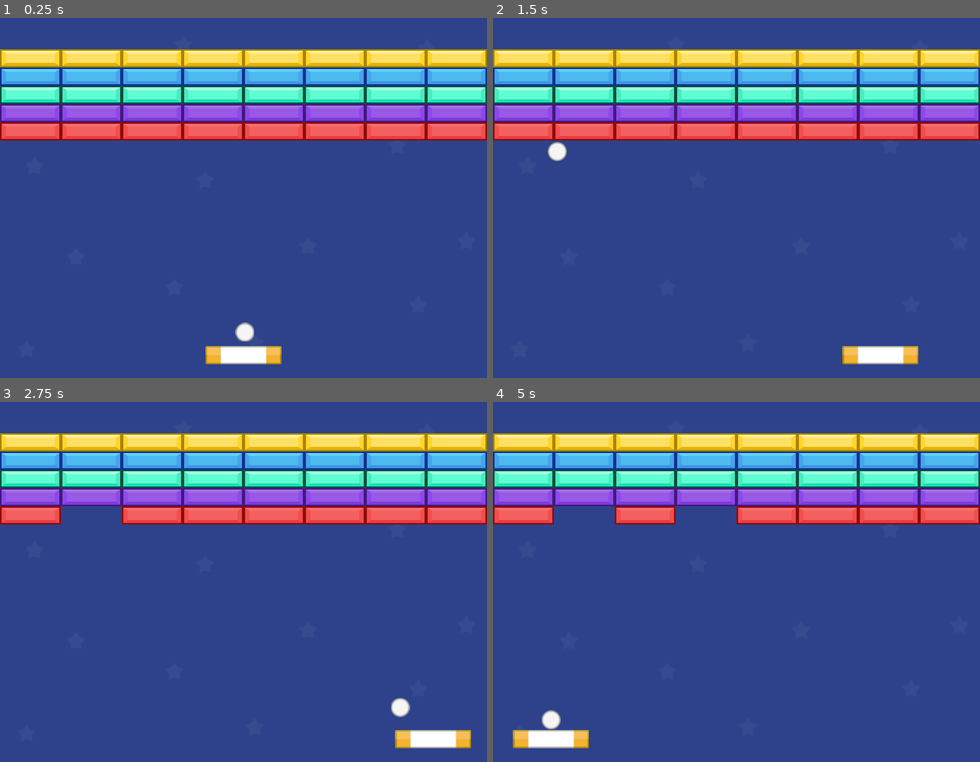
Above: before the commit, frames 1-4 (two rows, left to right).
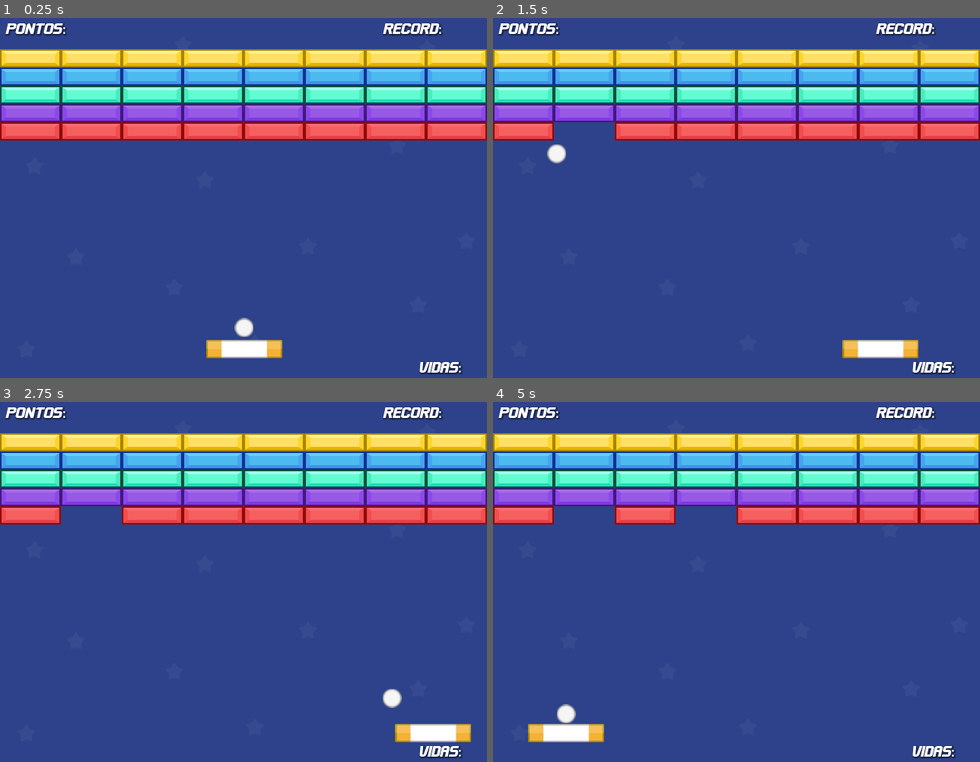
Above: after the commit, the same moments.

Repository: KvotheRMaedre/super-arkanoid
Game: Godot game, scene res://Scenes/level_one.tscn
The game is run twice, just before and just after one commit, with the same random seed, the same clock (stepped at 60 frames per second) and the same inputs.
Inputs:
- Up to frame 1 (0.25 s): no input
- Up to frame 2 (1.5 s): tap Enter at 0.5 s; hold D (right) 0.53-1.28 s; hold Space (start) 0.53-1.28 s; hold Left (left) from 1.28 s (still down); tap Space (start) at 1.35 s
- Up to frame 3 (2.75 s): release Left (left) at 2.03 s; hold D (right) from 2.03 s (still down); hold Space (start) from 2.03 s (still down)
- Up to frame 4 (5 s): release Space (start) at 2.78 s; tap Space (start) at 2.85, 4.35 s; release D (right) at 3.53 s; hold Space (start) 3.53-4.28 s; hold Left (left) from 3.53 s (still down)

The runs differ from the first frame. In frame 1, 2.0% of the frame differs, in the area x 1-95%, y 1-100%; in frame 2, 2.5%; in frame 3, 2.0%; in frame 4, 2.3%.
Error after the commit: Parse Error: The function signature doesn't match the parent. Parent signature is "_process(float) -> void". (res://Scripts/hud.gd:7)

Commit message:
Creating a hud

Diff:
--- a/Scenes/environment.tscn
+++ b/Scenes/environment.tscn
@@ -1,7 +1,8 @@
-[gd_scene load_steps=6 format=3 uid="uid://d1pfcjupej81"]
+[gd_scene load_steps=7 format=3 uid="uid://d1pfcjupej81"]
 
 [ext_resource type="Script" path="res://Scripts/environment.gd" id="1_odry6"]
 [ext_resource type="Texture2D" uid="uid://b2u6rg1tdid3v" path="res://Assets/Background.png" id="1_succ8"]
+[ext_resource type="PackedScene" uid="uid://ca824ora3ppx6" path="res://Scenes/hud.tscn" id="3_m2cpg"]
 
 [sub_resource type="RectangleShape2D" id="RectangleShape2D_n4ctw"]
 size = Vector2(21, 480)
@@ -56,5 +57,9 @@
 wait_time = 3.0
 one_shot = true
 
+[node name="CanvasLayer" type="CanvasLayer" parent="."]
+
+[node name="HUD" parent="CanvasLayer" instance=ExtResource("3_m2cpg")]
+
 [connection signal="body_entered" from="DeathZone" to="." method="_on_death_zone_body_entered"]
 [connection signal="timeout" from="TimerReset" to="." method="_on_timer_reset_timeout"]
--- /dev/null
+++ b/Scenes/hud.tscn
@@ -0,0 +1,47 @@
+[gd_scene load_steps=4 format=3 uid="uid://ca824ora3ppx6"]
+
+[ext_resource type="FontFile" uid="uid://bnqj62k6so4xt" path="res://Assets/Fonts/Flatwheat-Regular.ttf" id="1_m3f4r"]
+[ext_resource type="Script" path="res://Scripts/hud.gd" id="1_og7ph"]
+
+[sub_resource type="LabelSettings" id="LabelSettings_4vejn"]
+font = ExtResource("1_m3f4r")
+font_size = 20
+shadow_size = 6
+shadow_color = Color(0, 0, 0, 0.313726)
+
+[node name="HUD" type="Control"]
+layout_mode = 3
+anchors_preset = 0
+offset_right = 40.0
+offset_bottom = 40.0
+script = ExtResource("1_og7ph")
+
+[node name="LabelPoints" type="Label" parent="."]
+layout_mode = 1
+offset_left = 7.0
+offset_top = 8.0
+offset_right = 149.0
+offset_bottom = 36.0
+text = "Pontos: "
+label_settings = SubResource("LabelSettings_4vejn")
+uppercase = true
+
+[node name="LabelRecord" type="Label" parent="."]
+layout_mode = 1
+offset_left = 503.0
+offset_top = 8.0
+offset_right = 645.0
+offset_bottom = 36.0
+text = "Record: "
+label_settings = SubResource("LabelSettings_4vejn")
+uppercase = true
+
+[node name="LabelLives" type="Label" parent="."]
+layout_mode = 1
+offset_left = 549.0
+offset_top = 453.0
+offset_right = 691.0
+offset_bottom = 481.0
+text = "Vidas: "
+label_settings = SubResource("LabelSettings_4vejn")
+uppercase = true
--- a/Scenes/level_one.tscn
+++ b/Scenes/level_one.tscn
@@ -15,9 +15,6 @@
 [node name="Environment" parent="." instance=ExtResource("1_sscwm")]
 metadata/_edit_lock_ = true
 
-[node name="Ball" parent="." instance=ExtResource("2_58ufe")]
-position = Vector2(322, 420)
-
 [node name="RedBLocks" type="Node2D" parent="."]
 
 [node name="Block" parent="RedBLocks" instance=ExtResource("4_qvnxx")]
@@ -308,4 +305,8 @@
 texture = ExtResource("9_017bd")
 centered = false
 
+[node name="Ball" parent="." instance=ExtResource("2_58ufe")]
+position = Vector2(321, 414)
+
 [node name="Player" parent="." instance=ExtResource("3_b4krb")]
+position = Vector2(321, 442)
--- /dev/null
+++ b/Scripts/hud.gd
@@ -0,0 +1,10 @@
+extends Control
+
+@onready var label_points: Label = $LabelPoints
+@onready var label_record: Label = $LabelRecord
+@onready var label_lives: Label = $LabelLives
+
+func _process() -> void:
+	label_points.text = "Pontos: " + str(GameManager.points)
+	label_record.text = "Record: " + str(GameManager.record)
+	label_lives.text = "Vidas: " + str(GameManager.lives)
Binary file added: Assets/Fonts/Flatwheat-Regular.ttf
Not shown, added: Assets/Fonts/Flatwheat-Regular.ttf.import
Binary file added: Assets/Fonts/Flatwheat-Upright.ttf
Not shown, added: Assets/Fonts/Flatwheat-Upright.ttf.import
